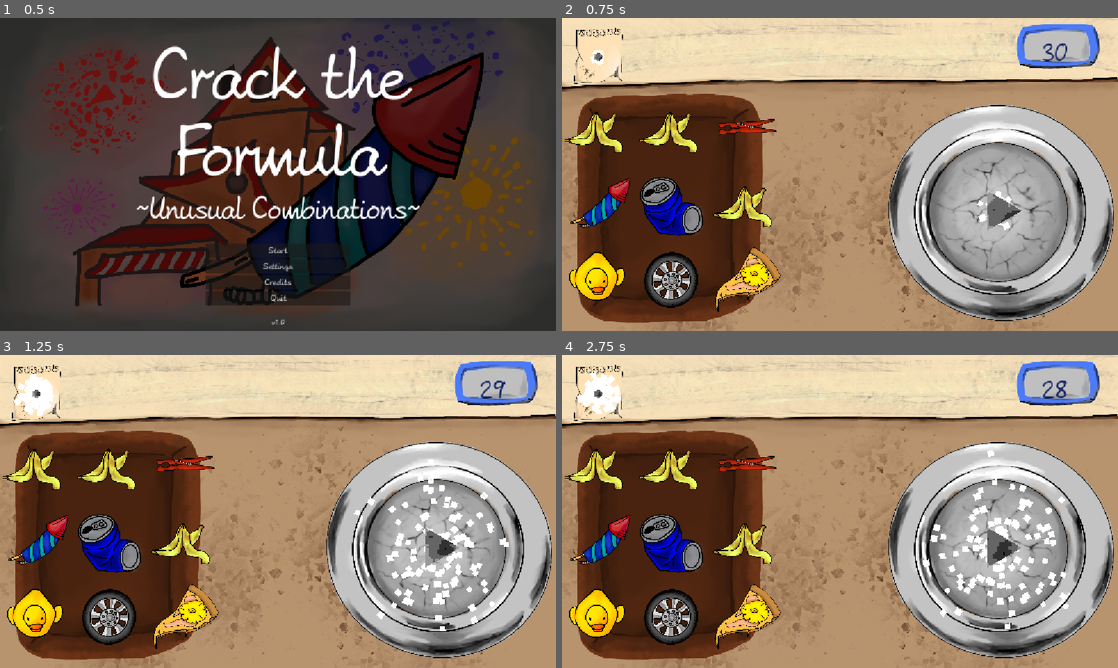
Above: before the commit, frames 1-4 (two rows, left to right).
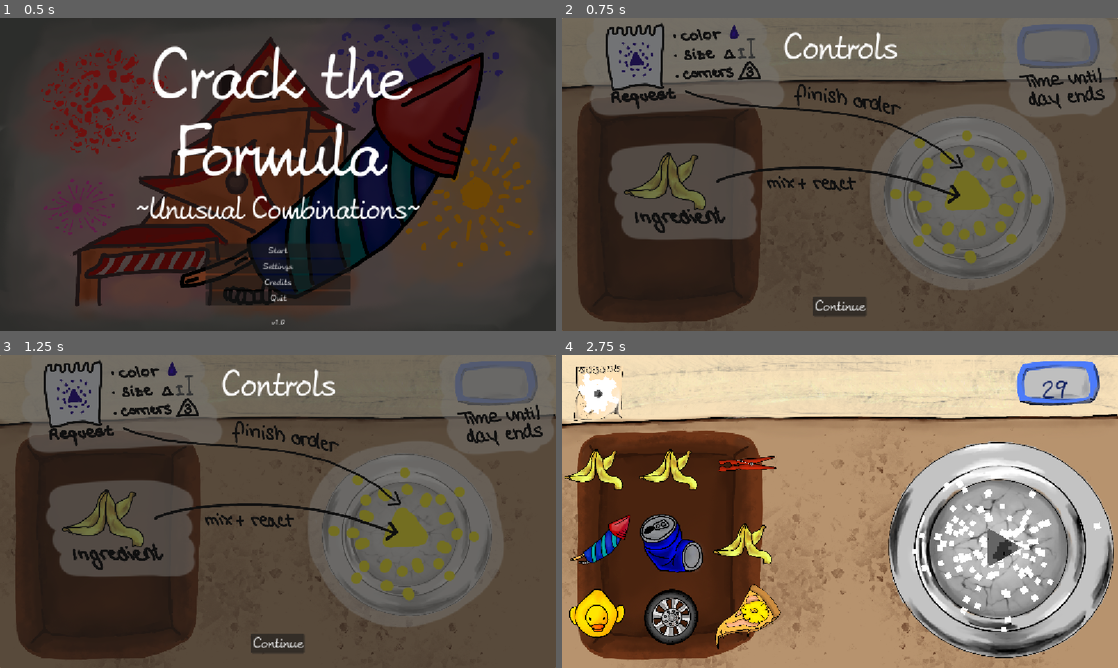
Above: after the commit, the same moments.

Repository: KIT-GameJam/Firework-Craft
Game: Godot game, scene res://gamemanager/gamemanager.tscn
Same seed, same stepped clock (60 frames per second), same inputs: the game is played once before the commit and once after it.
Inputs (mouse positions are in pixels of both pictures, inside the frame that each line leads up to):
- Up to frame 1 (0.5 s): no input
- Up to frame 2 (0.75 s): click "Start" at 0.5 s
- Up to frame 3 (1.25 s): no input
- Up to frame 4 (2.75 s): click (840, 642) at 1.25 s, where only the run after the commit has a clickable "Continue"; tap Enter at 2 s; move the mouse to (600, 392) at 2.02 s; hold D (move_right) from 2.03 s (still down); click (600, 392) at 2.17 s

Frame 1 is identical in both runs. In frame 2, 96% of the frame differs, in the area x 0-100%, y 0-100%; in frame 3, 96%; in frame 4, 3.1%.

Commit message:
add controls_screen and add background folder for assets

Diff:
--- a/gamemanager/gamemanager.gd
+++ b/gamemanager/gamemanager.gd
@@ -49,8 +49,8 @@
 
 func _start_game() -> void:
 	level = 0
-	_show_main_level()
-	#_show_controls()
+	#_show_main_level()
+	_show_controls()
 
 #region Pausing
 
--- a/levels/main_level.tscn
+++ b/levels/main_level.tscn
@@ -2,7 +2,7 @@
 
 [ext_resource type="Script" uid="uid://23td8m5q5kxt" path="res://levels/main_level.gd" id="1_ilwad"]
 [ext_resource type="Theme" uid="uid://hheneshfv1b2" path="res://ui/themes/your_theme.tres" id="1_yb8kn"]
-[ext_resource type="Texture2D" uid="uid://dql4xoxu7o26a" path="res://textures/counter.png" id="2_yb8kn"]
+[ext_resource type="Texture2D" uid="uid://dql4xoxu7o26a" path="res://textures/backgrounds/counter.png" id="2_yb8kn"]
 [ext_resource type="PackedScene" uid="uid://bhnbko3x404ly" path="res://entities/ingredients/banana_ingredient.tscn" id="3_wg11f"]
 [ext_resource type="PackedScene" uid="uid://c03f4e3i006pp" path="res://entities/flask/flask.tscn" id="4_55n5f"]
 [ext_resource type="PackedScene" uid="uid://c3b0ii5sxk6bg" path="res://entities/ingredients/boot_ingredient.tscn" id="4_ggk2x"]
--- a/ui/screens/control-screen/control_screen.tscn
+++ b/ui/screens/control-screen/control_screen.tscn
@@ -1,8 +1,9 @@
-[gd_scene load_steps=10 format=3 uid="uid://bpr6du5ydm0lw"]
+[gd_scene load_steps=11 format=3 uid="uid://bpr6du5ydm0lw"]
 
 [ext_resource type="Texture2D" uid="uid://bugrq8paq2d7t" path="res://textures/Keycap.svg" id="1_hbk1g"]
 [ext_resource type="Theme" uid="uid://hheneshfv1b2" path="res://ui/themes/your_theme.tres" id="1_x8l5g"]
 [ext_resource type="Script" uid="uid://c1i00arsdf2mw" path="res://ui/screens/control-screen/control_screen.gd" id="2_wdxwm"]
+[ext_resource type="Texture2D" uid="uid://by4k5n15o3guo" path="res://textures/backgrounds/tutorial.png" id="3_3qqp3"]
 [ext_resource type="Texture2D" uid="uid://bett8pw3uw006" path="res://textures/Space.svg" id="4_nvllw"]
 [ext_resource type="Texture2D" uid="uid://bhuy5siw5vkxi" path="res://textures/Mouse.svg" id="5_bb6ie"]
 
@@ -27,6 +28,16 @@
 grow_vertical = 2
 theme = ExtResource("1_x8l5g")
 script = ExtResource("2_wdxwm")
+
+[node name="TextureRect" type="TextureRect" parent="."]
+layout_mode = 1
+anchors_preset = 15
+anchor_right = 1.0
+anchor_bottom = 1.0
+grow_horizontal = 2
+grow_vertical = 2
+texture = ExtResource("3_3qqp3")
+expand_mode = 1
 
 [node name="Panel" type="Panel" parent="."]
 layout_mode = 1
@@ -43,9 +54,9 @@
 anchor_left = 0.5
 anchor_right = 0.5
 offset_left = -576.0
-offset_top = 53.0
+offset_top = 24.0
 offset_right = 576.0
-offset_bottom = 113.0
+offset_bottom = 183.0
 grow_horizontal = 2
 text = "Controls
 "
@@ -54,6 +65,7 @@
 autowrap_mode = 2
 
 [node name="ControlImages" type="Node2D" parent="."]
+visible = false
 position = Vector2(306, 378)
 scale = Vector2(0.695, 0.695)
 
--- a/ui/screens/day-over-screen/day_over_screen.tscn
+++ b/ui/screens/day-over-screen/day_over_screen.tscn
@@ -2,7 +2,7 @@
 
 [ext_resource type="Theme" uid="uid://hheneshfv1b2" path="res://ui/themes/your_theme.tres" id="1_nk6t1"]
 [ext_resource type="Script" uid="uid://b8kvsir2e8n1b" path="res://ui/screens/day-over-screen/day_over_screen.gd" id="2_hheev"]
-[ext_resource type="Texture2D" uid="uid://dql4xoxu7o26a" path="res://textures/counter.png" id="3_wgr8u"]
+[ext_resource type="Texture2D" uid="uid://dql4xoxu7o26a" path="res://textures/backgrounds/counter.png" id="3_wgr8u"]
 
 [node name="DayOverScreen" type="Control"]
 layout_mode = 3
--- a/ui/screens/loose-screen/loose_screen.tscn
+++ b/ui/screens/loose-screen/loose_screen.tscn
@@ -2,7 +2,7 @@
 
 [ext_resource type="Theme" uid="uid://hheneshfv1b2" path="res://ui/themes/your_theme.tres" id="1_1vphk"]
 [ext_resource type="Script" uid="uid://b1m6ymnm6mpbh" path="res://ui/screens/loose-screen/loose_screen.gd" id="2_2kckd"]
-[ext_resource type="Texture2D" uid="uid://xwgwp6svqhh5" path="res://textures/loose_screen.png" id="3_2kckd"]
+[ext_resource type="Texture2D" uid="uid://xwgwp6svqhh5" path="res://textures/backgrounds/loose_screen.png" id="3_2kckd"]
 
 [node name="LooseScreen" type="Control"]
 layout_mode = 3
--- a/ui/screens/title-screen/title_screen.tscn
+++ b/ui/screens/title-screen/title_screen.tscn
@@ -2,7 +2,7 @@
 
 [ext_resource type="Theme" uid="uid://hheneshfv1b2" path="res://ui/themes/your_theme.tres" id="1_qt2rq"]
 [ext_resource type="Script" uid="uid://1mjt83fygiua" path="res://ui/screens/title-screen/title_screen.gd" id="1_rm86k"]
-[ext_resource type="Texture2D" uid="uid://dv66rd88qhpt" path="res://textures/title.png" id="3_xh72y"]
+[ext_resource type="Texture2D" uid="uid://dv66rd88qhpt" path="res://textures/backgrounds/title.png" id="3_xh72y"]
 
 [sub_resource type="LabelSettings" id="LabelSettings_s0ue6"]
 font_size = 120
Not shown: 1 places in levels/main_level.tscn that only renumber resources
Renamed: textures/counter.png -> textures/backgrounds/counter.png
Not shown, changed: textures/backgrounds/counter.png.import
Renamed: textures/loose_screen.png -> textures/backgrounds/loose_screen.png
Not shown, changed: textures/backgrounds/loose_screen.png.import
Renamed: textures/title.png -> textures/backgrounds/title.png
Not shown, changed: textures/backgrounds/title.png.import
Binary file added: textures/backgrounds/tutorial.png
Not shown, changed: textures/backgrounds/tutorial.png.import
Binary file removed: textures/banana.png
